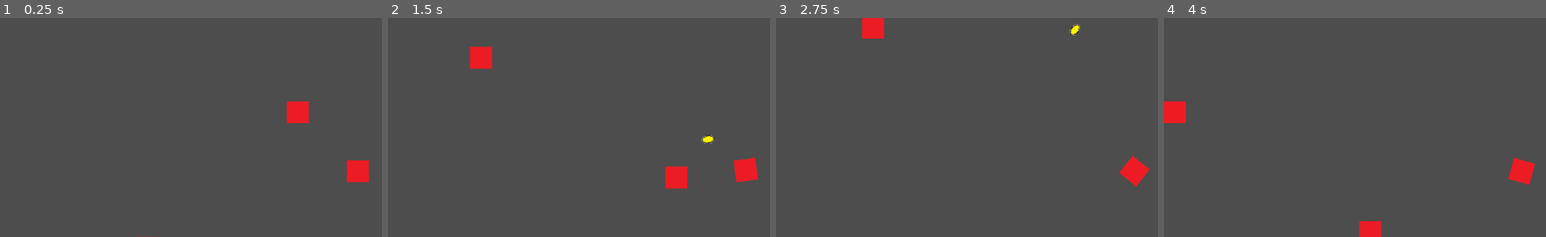
Above: before the commit, frames 1-4 (left to right).
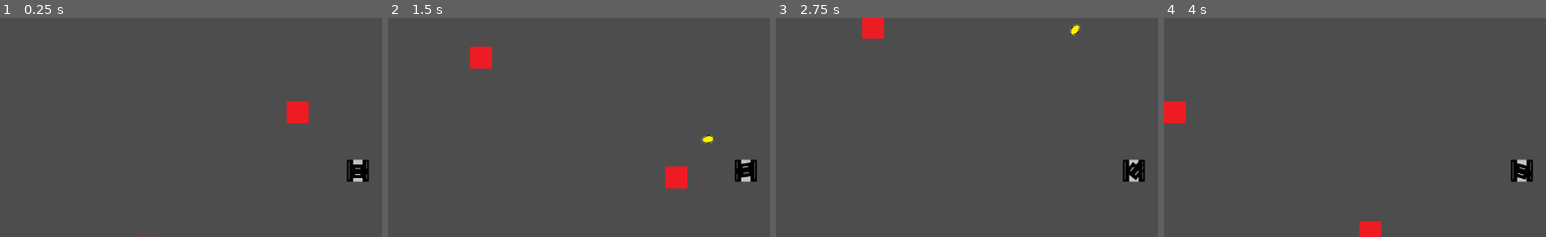
Above: after the commit, the same moments.

Repository: TheCrusty/Biotank-demake
Game: Godot game, scene res://levels/test_level.tscn
Same seed, same stepped clock (60 frames per second), same inputs: the game is played once before the commit and once after it.
Inputs (mouse positions are % of the whole screen's width and height, from its top left):
- Up to frame 1 (0.25 s): no input
- Up to frame 2 (1.5 s): tap Enter at 0.5 s; move the mouse to (74, 45) at 0.52 s; hold D (Rotate_Right) 0.53-1.28 s; tap Space (Shoot) at 0.6, 1.35 s; move the mouse to (31, 55) at 1.27 s; hold S (Reverse) from 1.28 s (still down)
- Up to frame 3 (2.75 s): move the mouse to (62, 28) at 2.02 s; release S (Reverse) at 2.03 s; hold D (Rotate_Right) from 2.03 s (still down); tap Space (Shoot) at 2.1 s
- Up to frame 4 (4 s): move the mouse to (46, 70) at 2.77 s; release D (Rotate_Right) at 2.78 s; hold W (Forward) 2.78-3.53 s; tap Space (Shoot) at 2.85, 3.6 s; move the mouse to (82, 65) at 3.52 s; hold A (Rotate_Left) from 3.53 s (still down)
The pictures show only the part of the screen within x 5-55%, y 15-65%; the shares and areas given below are measured in that part.

The runs differ from the first frame. In frame 1, 0.6% of the frame differs, in the area x 90-97%, y 64-76%; in frame 2, 0.7%; in frame 3, 0.7%, in the area x 89-98%, y 62-78%; in frame 4, 0.7%.

Commit message:
added tank sprite, bullet fires relative to that

Diff:
--- a/levels/player.gd
+++ b/levels/player.gd
@@ -7,12 +7,12 @@
 	if Input.is_action_just_pressed("Shoot"):
 		var projectile_instance = projectile.instantiate()
 		owner.add_child(projectile_instance)
-		projectile_instance.transform = global_transform
+		projectile_instance.transform = $TankTopPivot.global_transform
 	else:
 		var input_direction = Input.get_vector("Rotate_Left", "Rotate_Right", "Forward", "Reverse")
 		velocity = input_direction * speed
 
 func _physics_process(delta):
 	get_input()
-	look_at(get_global_mouse_position())
+	$TankTopPivot.look_at(get_global_mouse_position())
 	move_and_slide()
--- a/levels/player.tscn
+++ b/levels/player.tscn
@@ -1,7 +1,8 @@
-[gd_scene load_steps=4 format=3 uid="uid://chxbl7gg23jt2"]
+[gd_scene load_steps=5 format=3 uid="uid://chxbl7gg23jt2"]
 
 [ext_resource type="Script" path="res://levels/player.gd" id="1_wcx5v"]
-[ext_resource type="Texture2D" uid="uid://c7exsyr82l6ps" path="res://resources/placeholder.png" id="2_soefd"]
+[ext_resource type="Texture2D" uid="uid://04yyt1yx2b4l" path="res://resources/tank_top.png" id="2_plydq"]
+[ext_resource type="Texture2D" uid="uid://b0txu1c7ljbex" path="res://resources/tank_bottom.png" id="3_mdjls"]
 
 [sub_resource type="RectangleShape2D" id="RectangleShape2D_d0stc"]
 size = Vector2(33, 33)
@@ -9,12 +10,19 @@
 [node name="Player" type="CharacterBody2D"]
 script = ExtResource("1_wcx5v")
 
-[node name="Sprite2D" type="Sprite2D" parent="."]
+[node name="TankTopPivot" type="Node2D" parent="."]
+
+[node name="TankTop" type="Sprite2D" parent="TankTopPivot"]
+z_index = 1
 position = Vector2(0, 1)
-texture = ExtResource("2_soefd")
+rotation = 1.5708
+texture = ExtResource("2_plydq")
 
 [node name="CollisionShape2D" type="CollisionShape2D" parent="."]
 position = Vector2(-0.5, 0.5)
 shape = SubResource("RectangleShape2D_d0stc")
 
 [node name="Camera2D" type="Camera2D" parent="."]
+
+[node name="TankBottom" type="Sprite2D" parent="."]
+texture = ExtResource("3_mdjls")
Binary file added: resources/tank_bottom.png
Not shown, added: resources/tank_bottom.png.import
Binary file added: resources/tank_top.png
Not shown, added: resources/tank_top.png.import
